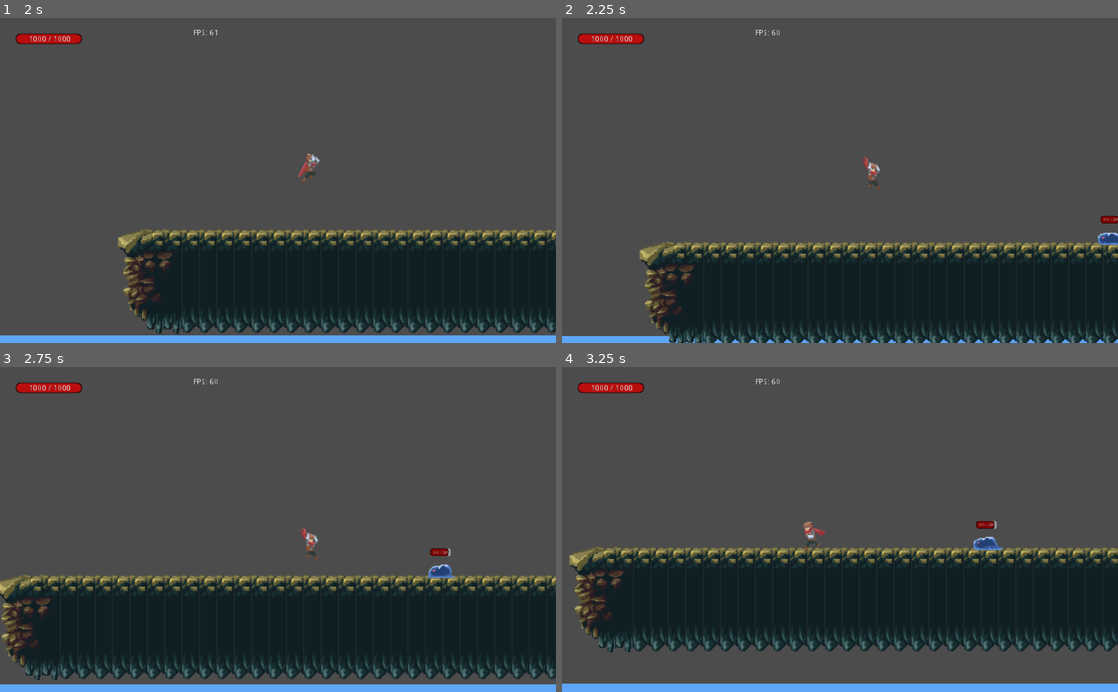
Above: before the commit, frames 1-4 (two rows, left to right).
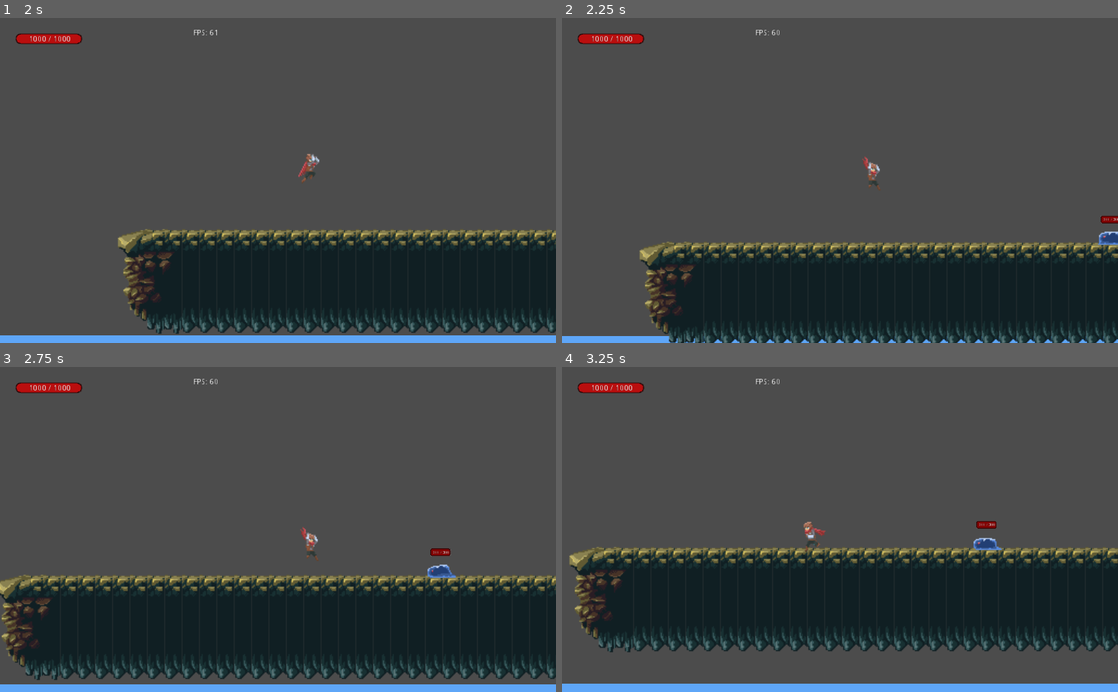
Above: after the commit, the same moments.

Repository: Burd88/-platformgame
Game: Godot game, scene res://main/main.tscn
Two runs of this game, one before a commit and one after it. Both use one fixed random seed, a clock stepped at 60 frames per second and the inputs below. The engine's default icon, where the game draws it, is replaced by a stand-in: a white triangle on a blue panel in a dark square.
Inputs:
- Up to frame 1 (2 s): click "Начать Игру" at 0.5 s; hold D (ui_right) from 1.28 s (still down); tap W (ui_up) at 1.52 s
- Up to frame 2 (2.25 s): keep holding D (ui_right)
- Up to frame 3 (2.75 s): keep holding D (ui_right); tap W (ui_up) at 2.27 s
- Up to frame 4 (3.25 s): release D (ui_right) at 2.78 s; hold A (ui_left) from 2.78 s (still down)

Frame 1 is identical in both runs. In frame 2, less than 0.1% of the frame differs, in the area x 96-100%, y 60-70%; in frame 3, less than 0.1%, in the area x 76-82%, y 55-65%; in frame 4, less than 0.1%.

Commit message:
поправил ориентацию врага

Diff:
--- a/Enemy/Enemy.gd
+++ b/Enemy/Enemy.gd
@@ -6,7 +6,7 @@
 
 ## жизни игрока
 var health = 300
-var health_now = health-35
+var health_now = health
 var php = (health_now*100)/health
 ##-----------------------
 var anim = 'move'
--- a/Enemy/Enemy.tscn
+++ b/Enemy/Enemy.tscn
@@ -90,7 +90,7 @@
 scale = Vector2( 2, 2 )
 frames = SubResource( 1 )
 animation = "move"
-frame = 3
+frame = 2
 playing = true
 
 [node name="CollisionShape2D" type="CollisionShape2D" parent="."]
--- a/player/Player.gd
+++ b/player/Player.gd
@@ -12,7 +12,7 @@
 var attack_name = ['attack1','attack2','attack3']
 var rand_attack_name = 1
 ##
-var damage = randi()%100
+var damage = randi()%100+50
 
 
 var swim = false
